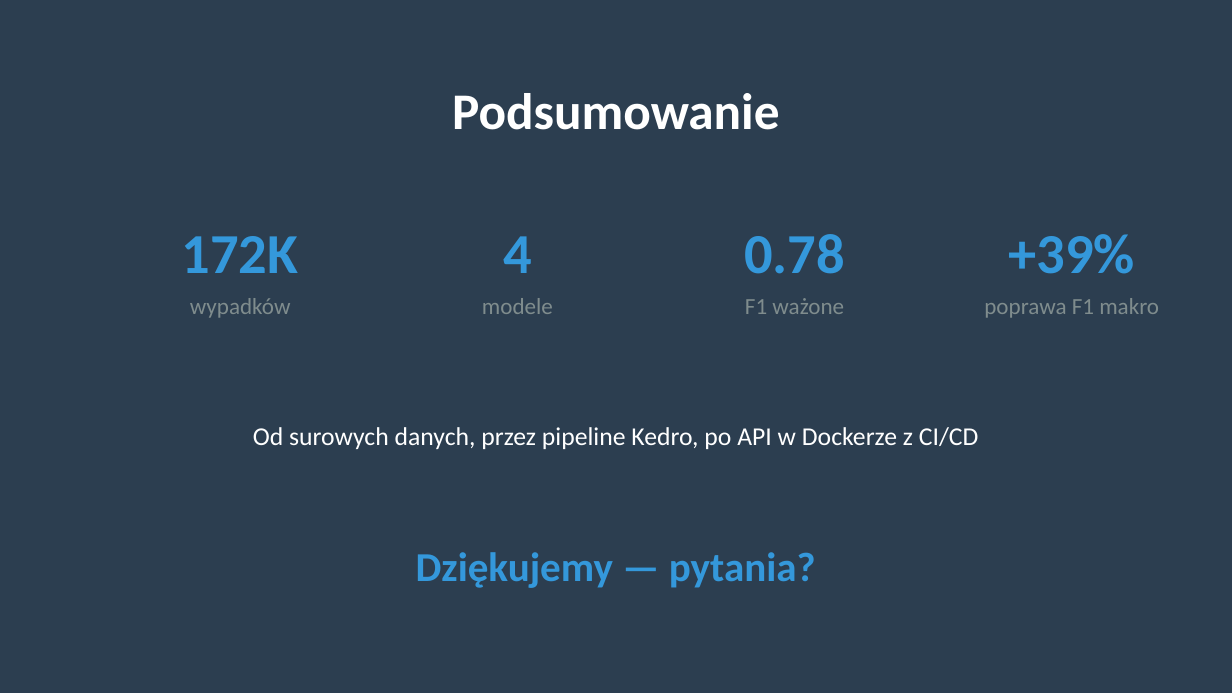
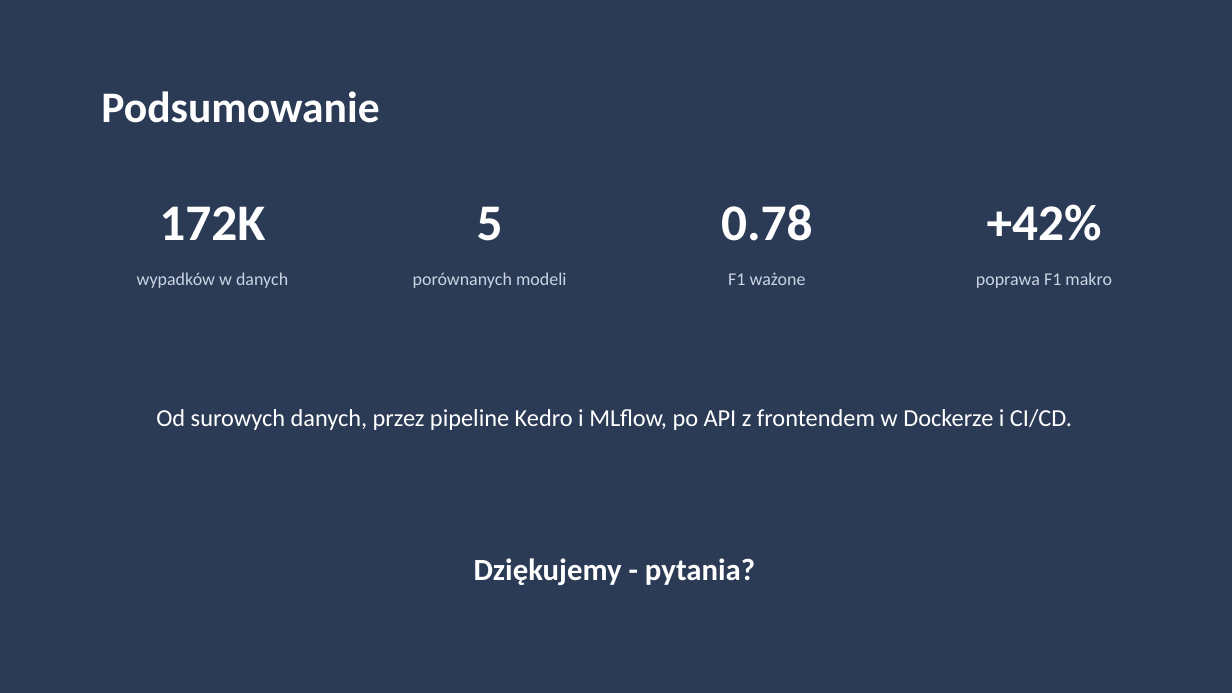
Before and after one commit to s19455/ASI-Analiza-wypadkow, a slide deck: slide 10 of docs/prezentacja.pptx (slide 9 before the commit). Drawn at 1232x693 pixels with LibreOffice and Linux fonts; fonts in the diff are those of the drawing. Boxes give left, top, right and bottom in pixels: in the first picture for what was removed or moved away, otherwise in the second. Text is boxed around its words. In the diff, an @@ line names an element or a change of style, - is before the commit and + after.

Commit message:
Aktualizacja danych

```diff
--- a/docs/prezentacja.pptx
+++ b/docs/prezentacja.pptx
@@ background #2C3E50 to #2B3A55 @@
@@ text "Podsumowanie": place and size @@
-text "Podsumowanie" at [452, 93, 779, 130]
+text "Podsumowanie" at [101, 91, 379, 123]
@@ text "Podsumowanie" at [101, 91, 379, 123]: size 40 to 34 pt; alignment centre to left; more space between paragraphs @@
@@ text "172K": place and size @@
-text "172K" at [182, 236, 299, 273]
+text "172K" at [159, 206, 265, 240]
@@ text "172K" at [159, 206, 265, 240]: size 44 to 40 pt, text colour #3498DB to #FFFFFF; more space between paragraphs @@
@@ text added at [477, 206, 503, 241], 40 pt, text #FFFFFF, bold @@
+5
@@ text "0.78" at [721, 204, 813, 241]: size 44 to 40 pt, text colour #3498DB to #FFFFFF; more space between paragraphs @@
@@ text "0.78": place and size @@
-text "0.78" at [744, 234, 845, 274]
+text "0.78" at [721, 204, 813, 241]
@@ text added at [987, 204, 1102, 241], 40 pt, text #FFFFFF, bold @@
++42%
@@ text removed at [503, 236, 532, 273] @@
-4
@@ text removed at [1009, 234, 1135, 274] @@
-+39%
@@ text "F1 ważone": place and size @@
-text "F1 ważone" at [745, 298, 844, 314]
+text "F1 ważone" at [728, 272, 806, 285]
@@ text "F1 ważone" at [728, 272, 806, 285]: size 18 to 14 pt, text colour #7F8C8D to #C9D4E4; more space between paragraphs @@
@@ text "poprawa F1 makro" at [976, 272, 1112, 288]: size 18 to 14 pt, text colour #7F8C8D to #C9D4E4; more space between paragraphs @@
@@ text "poprawa F1 makro": place and size @@
-text "poprawa F1 makro" at [984, 298, 1159, 318]
+text "poprawa F1 makro" at [976, 272, 1112, 288]
@@ text at [137, 272, 288, 288]: text changed; size 18 to 14 pt; text colour #7F8C8D to #C9D4E4 @@
-wypadków
+wypadków w danych
@@ text added at [413, 272, 566, 288], 14 pt, text #C9D4E4 @@
+porównanych modeli
@@ text removed at [482, 298, 553, 314] @@
-modele
@@ text at [156, 409, 1072, 430]: text changed; size 20 to 19 pt @@
-Od surowych danych, przez pipeline Kedro, po API w Dockerze z CI/CD
+Od surowych danych, przez pipeline Kedro i MLflow, po API z frontendem w Dockerze i CI/CD.
@@ text at [474, 558, 755, 585]: text changed; size 32 to 24 pt; text colour #3498DB to #FFFFFF @@
-Dziękujemy — pytania?
+Dziękujemy - pytania?
```
Also in this commit, not shown: 4 other slides changed, 5 slides added, 4 slides removed, 1 other file.
